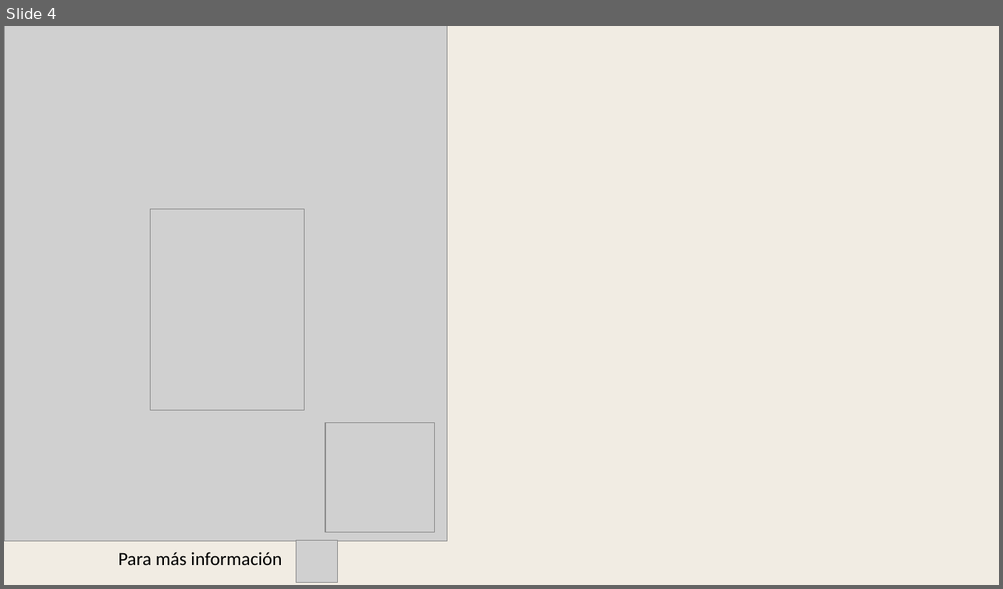
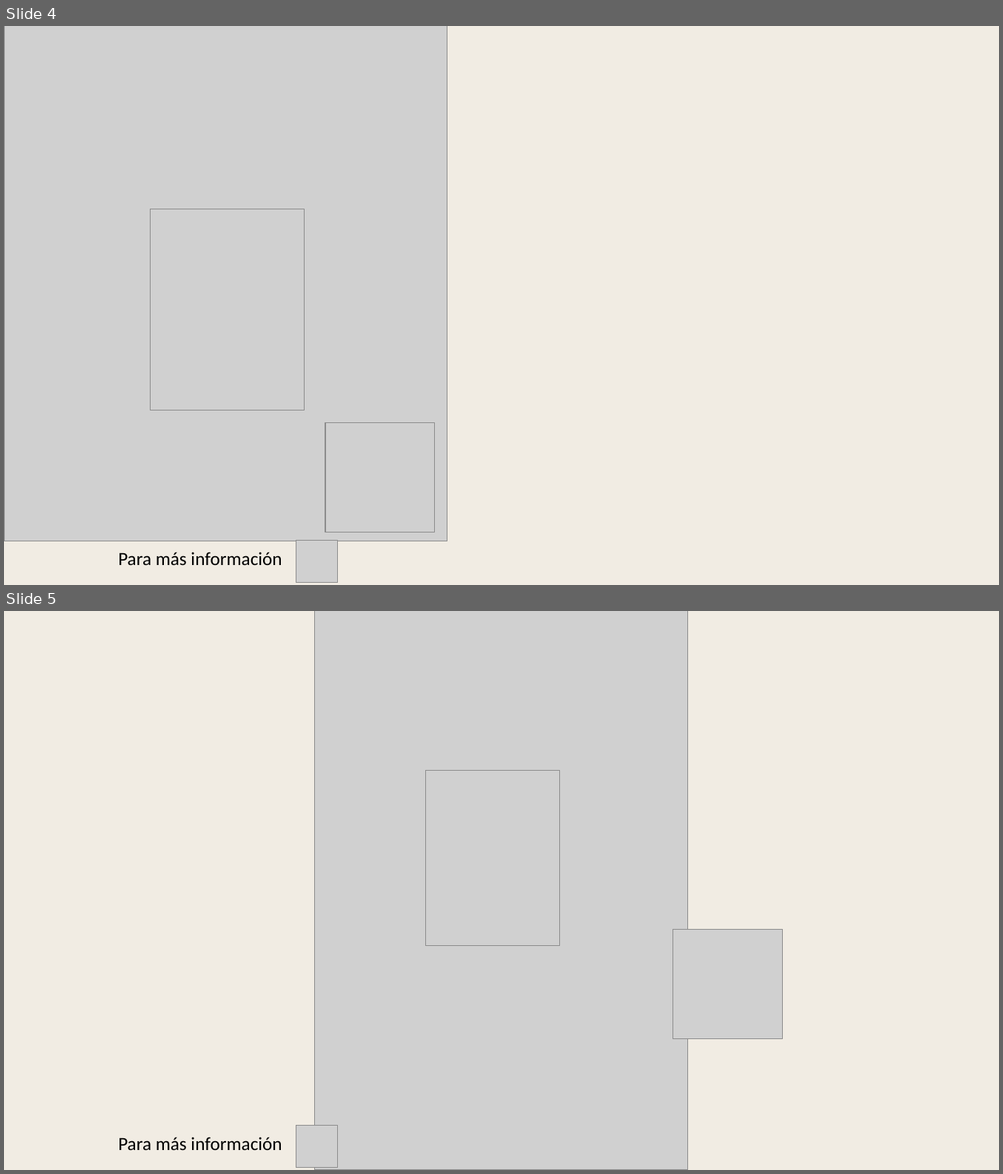
Before and after one commit to srunal/srunal.github.io, a slide deck: imagenes/Invtitation.pptx. Shown one above the other, each under a label of ours: slide 4 before the commit, slides 4 and 5 after it. The pictures are 1003x589 and 1003x1174 pixels, drawn with LibreOffice and Linux fonts; fonts in the diff are those of the drawing; grey boxes stand for pictures. Boxes give left, top, right and bottom in pixels: in the first picture for what was removed or moved away, otherwise in the second. Text is boxed around its words. In the diff, an @@ line names an element or a change of style, - is before the commit and + after.

```diff
--- a/imagenes/Invtitation.pptx
+++ b/imagenes/Invtitation.pptx
@@ slide 5 added at [4, 611, 999, 1170], background #F1ECE3 @@
@@ picture added at [315, 611, 688, 1170] @@
@@ picture added at [426, 771, 559, 946] @@
@@ picture added at [672, 930, 782, 1039] @@
@@ text added at [118, 1137, 282, 1151], 18 pt, text #000000 @@
+Para más información
@@ picture added at [296, 1126, 338, 1167] @@
```
Also in this commit, not shown: 1 other slide added, 8 other files.
